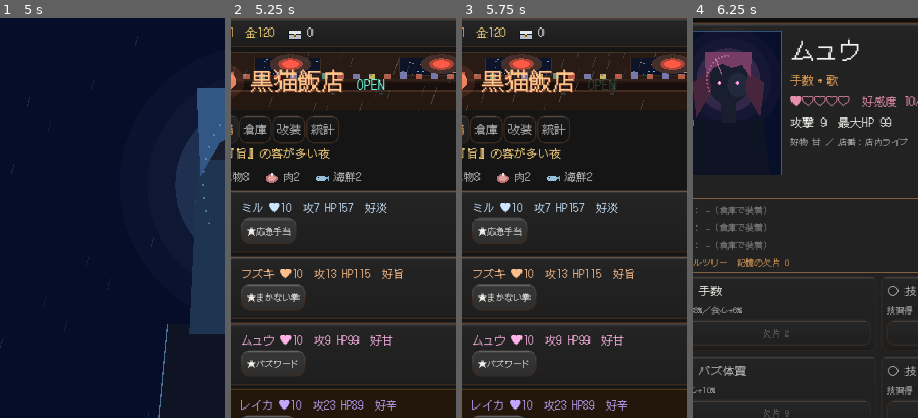
Above: before the commit, frames 1-4 (left to right).
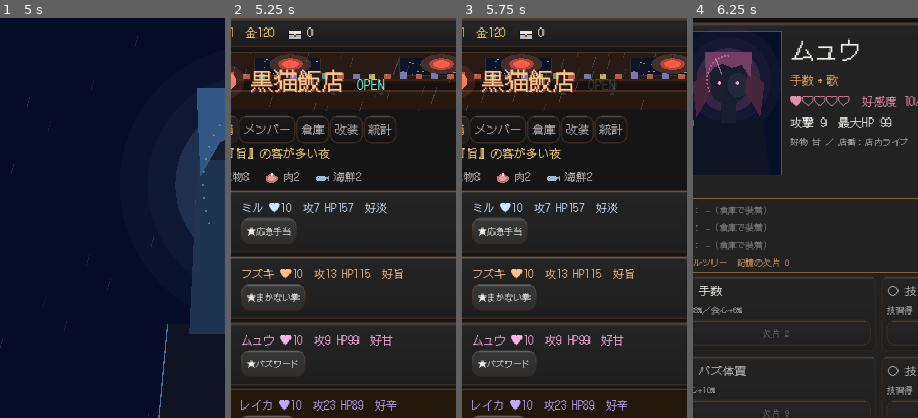
Above: after the commit, the same moments.

Repository: Conata/Pomodoro
Game: Godot game, scene res://main.tscn
The game is run twice, just before and just after one commit, with the same random seed, the same clock (stepped at 60 frames per second) and the same inputs. Sound files missing from this copy of the repository are replaced by a short silence.
Inputs (mouse positions are % of the whole screen's width and height, from its top left):
- Up to frame 1 (5 s): click (50, 72) at 0.52 s; type "12" at 0.6 s; click (7, 26) at 1.27 s; click "★応急手当" at 2 s; click "潜行" at 2.75 s; click (7, 35) at 3.52 s; click "★まかない拳" at 4.25 s
- Up to frame 2 (5.25 s): click "潜行" at 5 s
- Up to frame 3 (5.75 s): no input
- Up to frame 4 (6.25 s): click (7, 43) at 5.77 s
The pictures show only the part of the screen within x 9-59%, y 1-51%; the shares and areas given below are measured in that part.

Frame 1 is identical in both runs. In frame 2, 1.4% of the frame differs, in the area x 3-74%, y 24-32%; in frame 3, 1.4%; in frame 4, nothing differs.

Commit message:
Step2-l: 「メンバー」タブを追加（各キャラの詳細・育成への導線）
ステータス/スキルツリー(育成)へ辿り着けない問題に対応：
- 新タブ「メンバー」を追加（準備/営業中の次・index2）。各キャラの
  カード（立ち絵＋名前＋役割＋好感度♥＋攻/HP）＋「詳細・育成」ボタンで
  _open_status（詳細・スキルツリー）を開く。
- MORNING/NIGHT どちらでも表示＝店モードからも辿り着ける。
- _apply_phase のタブ可視は 0/1 のみ参照のため index 追加は安全。

Diff:
--- a/main.gd
+++ b/main.gd
@@ -68,6 +68,7 @@
 var night_box: VBoxContainer
 var tabs: TabContainer
 var inv_box: VBoxContainer
+var member_box: VBoxContainer     # メンバー一覧（各キャラの詳細・育成への導線）
 var renov_view: RenovView
 var renov_info: Label
 var stats_box: VBoxContainer
@@ -575,6 +576,7 @@
 	panel_col.add_child(tabs)
 	_build_morning(tabs)
 	_build_night(tabs)
+	_build_member_tab()
 	_build_inventory_tab()
 	_build_renov_tab()
 	_build_stats_tab()
@@ -931,6 +933,44 @@
 	return box
 
 
+func _build_member_tab() -> void:
+	member_box = _scroll_tab("メンバー")
+
+
+## メンバー一覧：各キャラのカード→詳細・スキルツリーへの明確な導線。
+func _refresh_member() -> void:
+	if member_box == null:
+		return
+	_clear(member_box)
+	member_box.add_child(_label("仲間をタップで詳細・スキルツリー（育成）", TYPE_SMALL, COL_DIM))
+	for id in KuroData.GIRL_ORDER:
+		var g: Dictionary = KuroData.GIRLS[id]
+		var card := PanelContainer.new()
+		card.add_theme_stylebox_override("panel", _card_sb())
+		var row := HBoxContainer.new()
+		row.add_theme_constant_override("separation", SP_3)
+		var pr := PortraitRect.new()
+		pr.girl_id = id
+		pr.custom_minimum_size = Vector2(56, 80)
+		row.add_child(pr)
+		var info := VBoxContainer.new()
+		info.size_flags_horizontal = Control.SIZE_EXPAND_FILL
+		info.add_theme_constant_override("separation", SP_1)
+		info.add_child(_label(String(g["name"]), TYPE_SUB, g["color"]))
+		info.add_child(_label(String(g["role"]), TYPE_SMALL, COL_DIM))
+		var hearts: int = clampi(int(round(sim.aff(id) / 20.0)), 0, 5)
+		info.add_child(_label("♥".repeat(hearts) + "♡".repeat(5 - hearts)
+				+ "  攻%d HP%d" % [int(sim.girl_atk(id)), int(sim.girl_maxhp(id))],
+				TYPE_SMALL, Color("e88fb0")))
+		row.add_child(info)
+		var btn := _button("詳細・育成", _open_status.bind(id), TYPE_SMALL)
+		if UIKit.available():
+			UIKit.as_primary(btn)
+		row.add_child(btn)
+		card.add_child(row)
+		member_box.add_child(card)
+
+
 func _build_inventory_tab() -> void:
 	inv_box = _scroll_tab("倉庫")
 
@@ -1162,6 +1202,7 @@
 	elif phase == Phase.NIGHT:
 		_refresh_night()
 	if tabs.visible:
+		_refresh_member()
 		_refresh_inventory()
 		_refresh_stats()
 		renov_view.queue_redraw()
